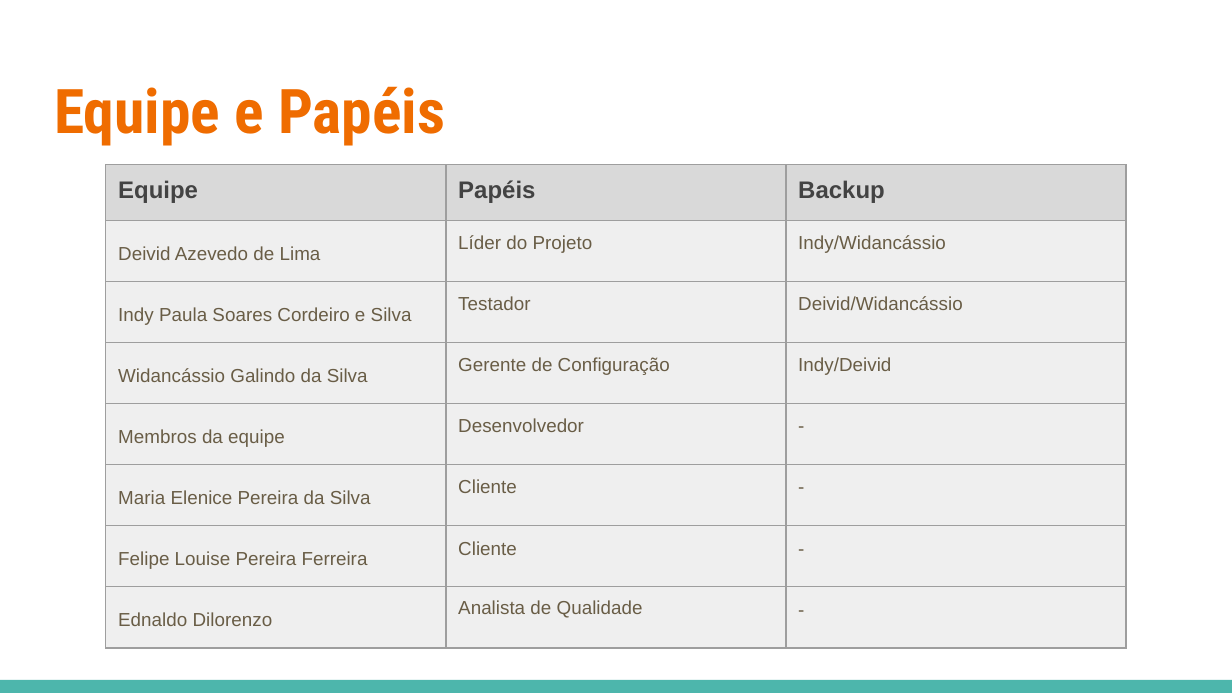
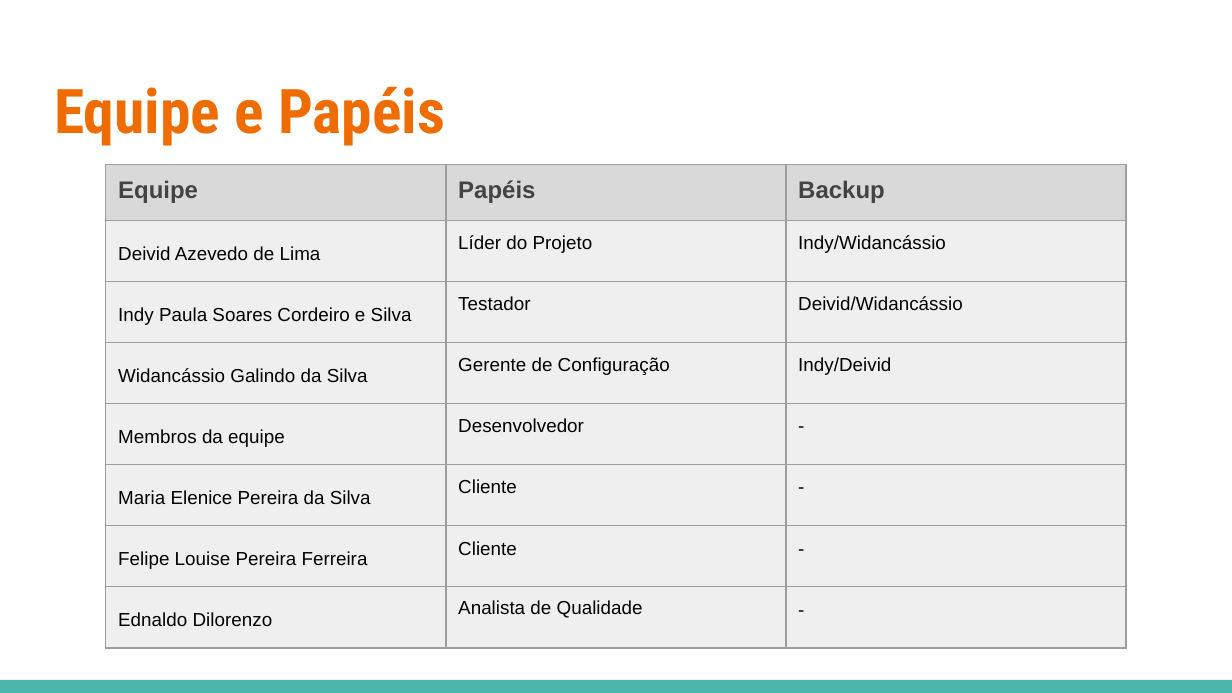
Before and after one commit to deividazevedo2/Projeto-SISAP, a slide deck: slide 7 of SISAP/000-GERENCIA_DE_PROJETO/PPJ-PLANO_DE_PROJETO - SISAP.pptx. Drawn at 1232x693 pixels with LibreOffice and Linux fonts; fonts in the diff are those of the drawing. Boxes give left, top, right and bottom in pixels: in the first picture for what was removed or moved away, otherwise in the second. Text is boxed around its words. In the diff, an @@ line names an element or a change of style, - is before the commit and + after.

```diff
--- a/SISAP/000-GERENCIA_DE_PROJETO/PPJ-PLANO_DE_PROJETO - SISAP.pptx
+++ b/SISAP/000-GERENCIA_DE_PROJETO/PPJ-PLANO_DE_PROJETO - SISAP.pptx
@@ table at [106, 165, 1126, 648] @@
@@ text colour #695D46 to #000000 @@
```
Also in this commit, not shown: 6 other slides changed, 2 other files.
